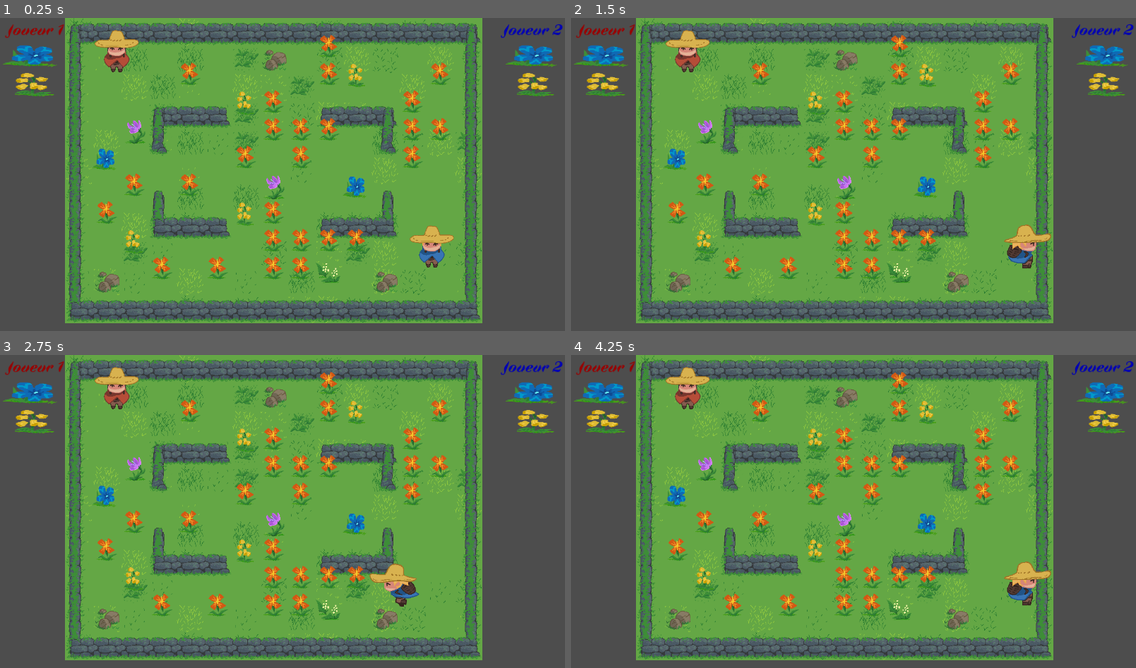
Above: before the commit, frames 1-4 (two rows, left to right).
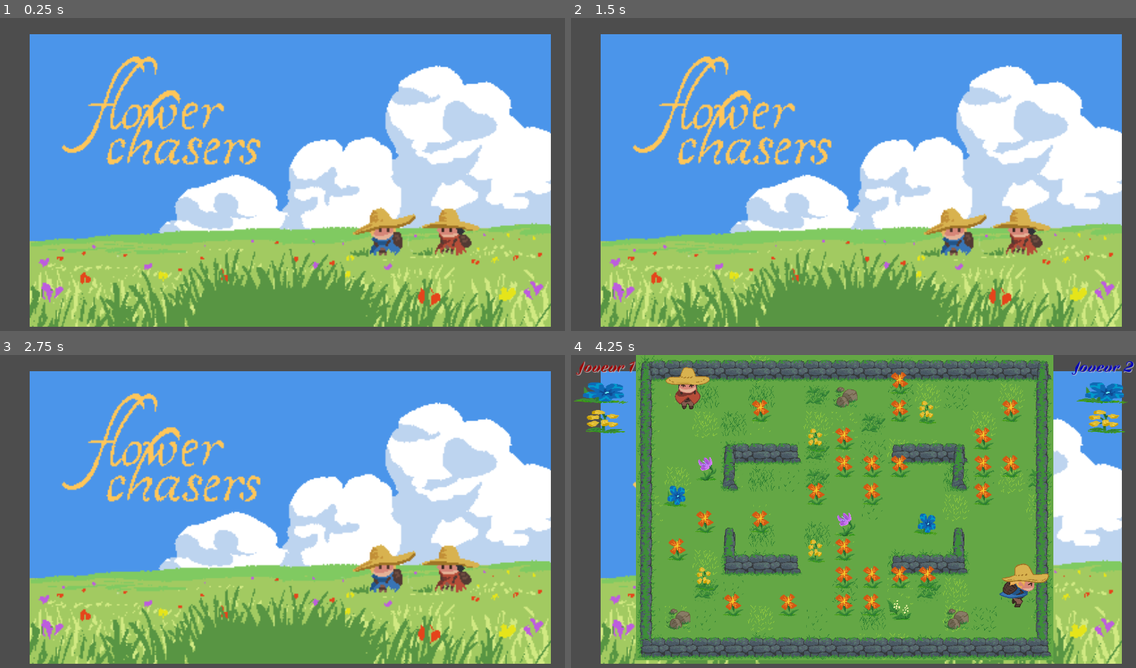
Above: after the commit, the same moments.

Repository: FablabMurat/2025GameJamCantal-1
Game: Godot game, scene res://root.tscn
Two runs of this game, one before a commit and one after it. Both use one fixed random seed, a clock stepped at 60 frames per second and the inputs below.
Inputs:
- Up to frame 1 (0.25 s): no input
- Up to frame 2 (1.5 s): tap Enter (ui_accept) at 0.5, 0.77, 1.25 s; hold Right (ui_right) from 0.53 s (still down)
- Up to frame 3 (2.75 s): tap Enter (ui_accept) at 1.52, 2 s; release Right (ui_right) at 2.03 s; hold Left (ui_left) from 2.03 s (still down)
- Up to frame 4 (4.25 s): release Left (ui_left) at 2.78 s; hold Right (ui_right) from 2.78 s (still down); tap Enter (ui_accept) at 3.02, 3.77 s

The runs differ from the first frame. In frame 1, 86% of the frame differs, in the area x 0-100%, y 0-99%; in frame 2, 86%; in frame 3, 86%; in frame 4, 18%.

Commit message:
Ecran d'accueil ; font "joueurN"

Diff:
--- a/niveau.tscn
+++ b/niveau.tscn
@@ -75,6 +75,7 @@
 [node name="Label" type="Label" parent="PanelContainer/VBoxContainer1"]
 layout_mode = 2
 theme_override_colors/font_color = Color(0.6, 0, 0, 1)
+theme_override_colors/font_shadow_color = Color(0.821789, 0.821789, 0.821789, 1)
 theme_override_fonts/font = ExtResource("2_j6o1o")
 theme_override_font_sizes/font_size = 36
 text = "  Joueur 1"
@@ -103,6 +104,7 @@
 [node name="Label" type="Label" parent="PanelContainer/VBoxContainer2"]
 layout_mode = 2
 theme_override_colors/font_color = Color(0, 0, 0.709804, 1)
+theme_override_colors/font_shadow_color = Color(0.823529, 0.823529, 0.823529, 1)
 theme_override_fonts/font = ExtResource("2_j6o1o")
 theme_override_font_sizes/font_size = 36
 text = "Joueur 2"
--- a/root.gd
+++ b/root.gd
@@ -13,7 +13,8 @@
 	missions.append([0,3,2,1,1])
 	missions.append([0,2,2,2,1])
 
-	runlevel()
+	$CenterContainer.show()
+	$StartTimer.start(4.0)
 
 func runlevel():
 	$CenterContainer.visible = true
@@ -49,3 +50,8 @@
 # Called every frame. 'delta' is the elapsed time since the previous frame.
 func _process(delta: float) -> void:
 	pass
+
+
+func _on_start_timer_timeout() -> void:
+	$CenterContainer.hide()
+	runlevel()
--- a/root.tscn
+++ b/root.tscn
@@ -1,6 +1,7 @@
-[gd_scene load_steps=2 format=3 uid="uid://ci206nb0ldfju"]
+[gd_scene load_steps=3 format=3 uid="uid://ci206nb0ldfju"]
 
 [ext_resource type="Script" path="res://root.gd" id="1_1h7cp"]
+[ext_resource type="Texture2D" uid="uid://dfn7pwk6rhdg1" path="res://Ressources/Images/titre.png" id="2_2v8v8"]
 
 [node name="Root" type="Node"]
 script = ExtResource("1_1h7cp")
@@ -10,16 +11,29 @@
 one_shot = true
 
 [node name="CenterContainer" type="CenterContainer" parent="."]
-offset_left = 551.0
-offset_top = 276.0
-offset_right = 626.0
-offset_bottom = 316.0
+offset_left = 68.0
+offset_top = 38.0
+offset_right = 1245.0
+offset_bottom = 706.0
 size_flags_horizontal = 4
 size_flags_vertical = 4
 
-[node name="Label" type="Label" parent="CenterContainer"]
+[node name="VBoxContainer" type="VBoxContainer" parent="CenterContainer"]
+layout_mode = 2
+
+[node name="TextureRect" type="TextureRect" parent="CenterContainer/VBoxContainer"]
+custom_minimum_size = Vector2(1200, 675)
+layout_mode = 2
+size_flags_vertical = 3
+texture = ExtResource("2_2v8v8")
+
+[node name="Label" type="Label" parent="CenterContainer/VBoxContainer"]
+visible = false
 layout_mode = 2
 theme_override_font_sizes/font_size = 36
 text = "Patience !"
 
+[node name="StartTimer" type="Timer" parent="."]
+
 [connection signal="timeout" from="Timer" to="." method="_on_timer_timeout"]
+[connection signal="timeout" from="StartTimer" to="." method="_on_start_timer_timeout"]
Binary file added: Ressources/Images/titre.png
Not shown, added: Ressources/Images/titre.png.import
Binary file added: Ressources/Images/titre_notitle.png
Not shown, added: Ressources/Images/titre_notitle.png.import
